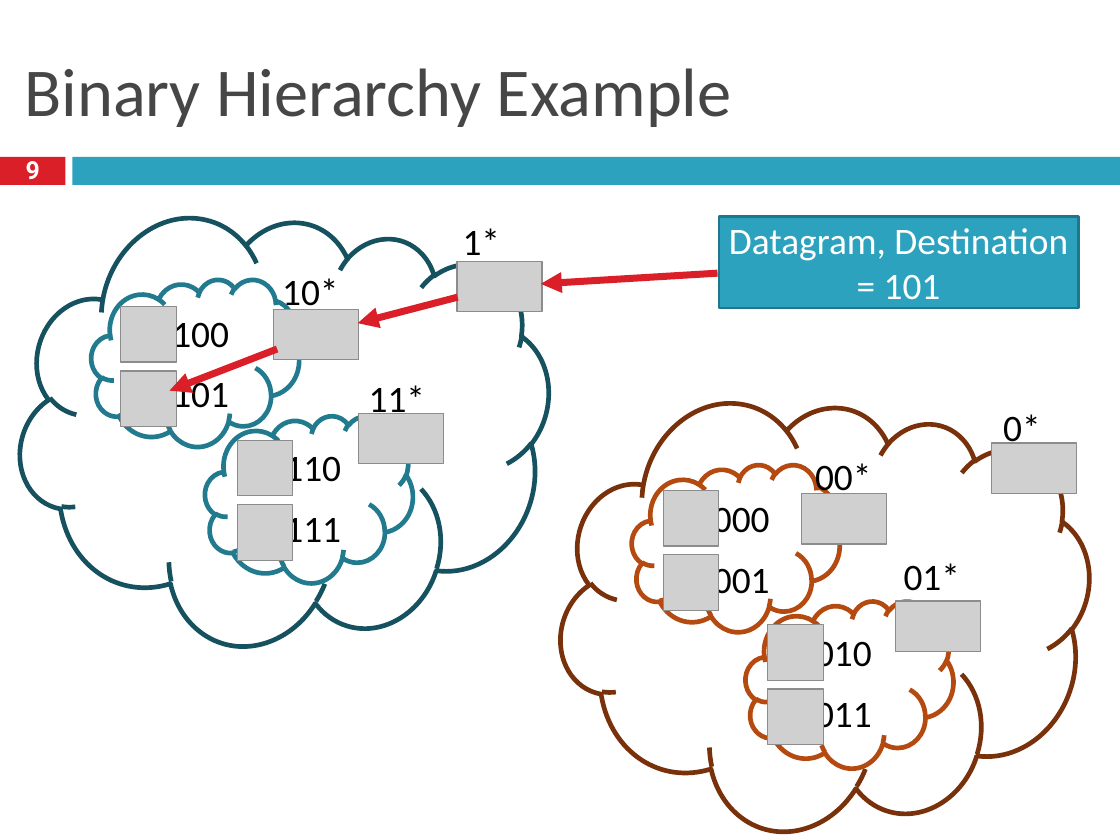
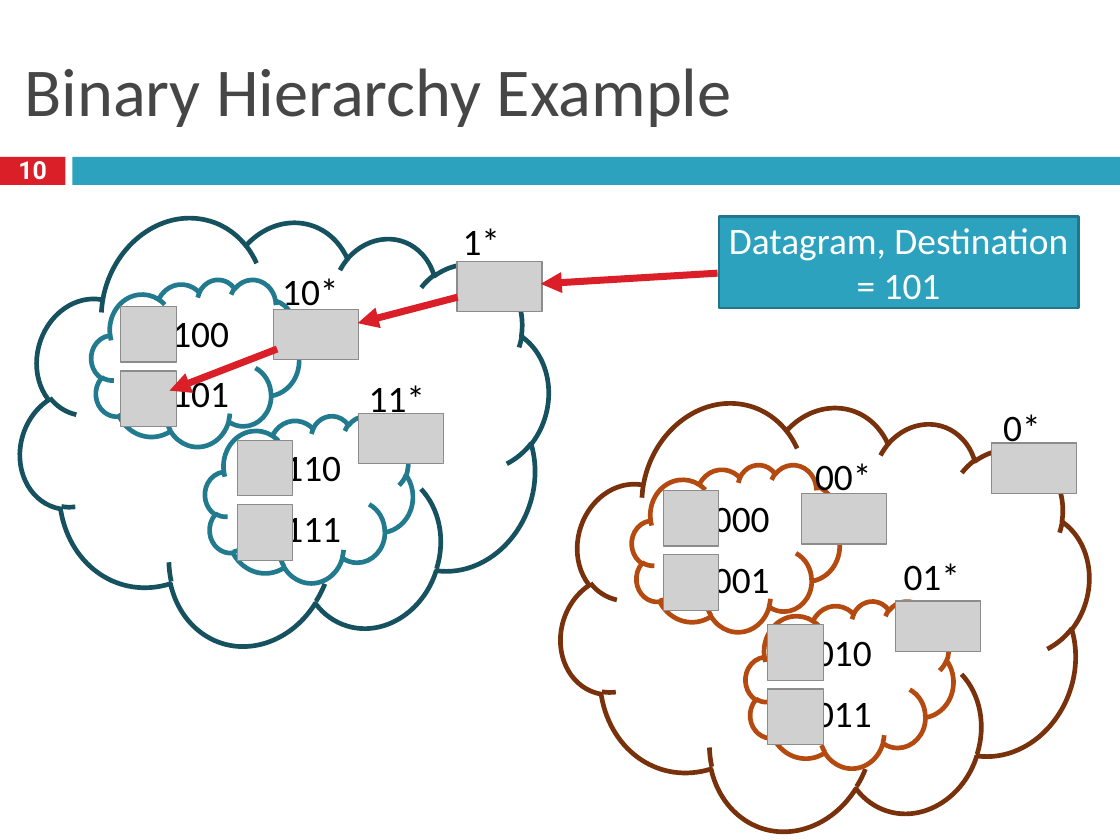
Before and after one commit to taejoong/taejoong.github.io, a slide deck: slide 10 of courses/csci-351/handouts/8-Network.pptx (slide 9 before the commit). Drawn at 1120x840 pixels with LibreOffice and Linux fonts; fonts in the diff are those of the drawing; grey boxes stand for pictures. Boxes give left, top, right and bottom in pixels: in the first picture for what was removed or moved away, otherwise in the second. Text is boxed around its words. In the diff, an @@ line names an element or a change of style, - is before the commit and + after.

```diff
--- a/courses/csci-351/handouts/8-Network.pptx
+++ b/courses/csci-351/handouts/8-Network.pptx
@@ page number added at [18, 161, 46, 186], 16 pt, text #FFFFFF, bold @@
+10
@@ page number removed at [26, 161, 40, 186] @@
-9
```
Also in this commit, not shown: 3 other slides changed, 3 slides added, 2 slides removed, 2 other files.
